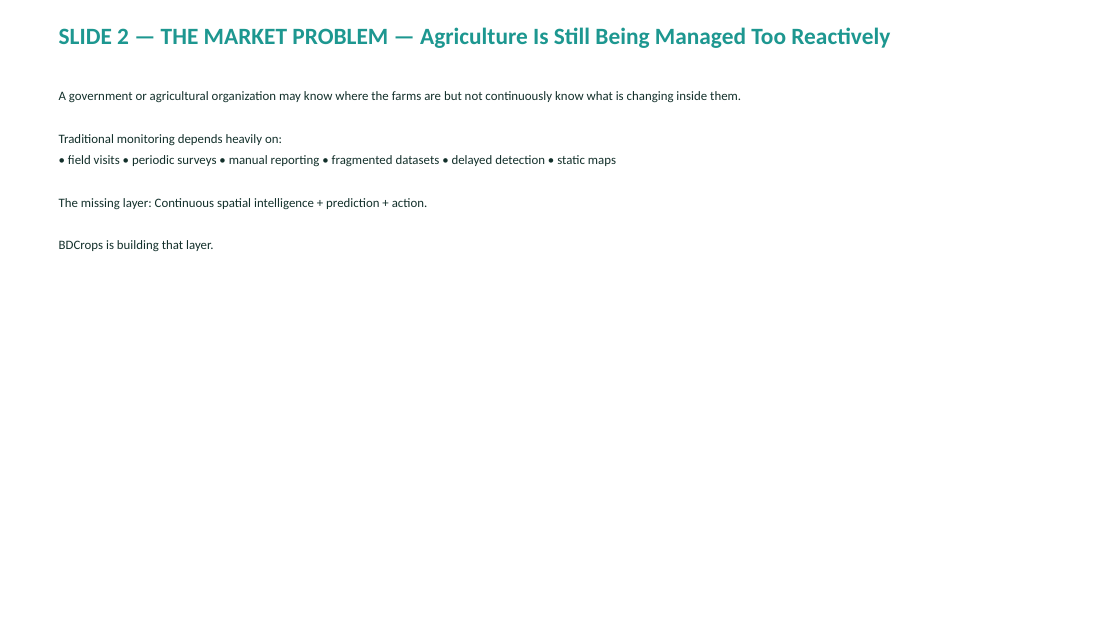
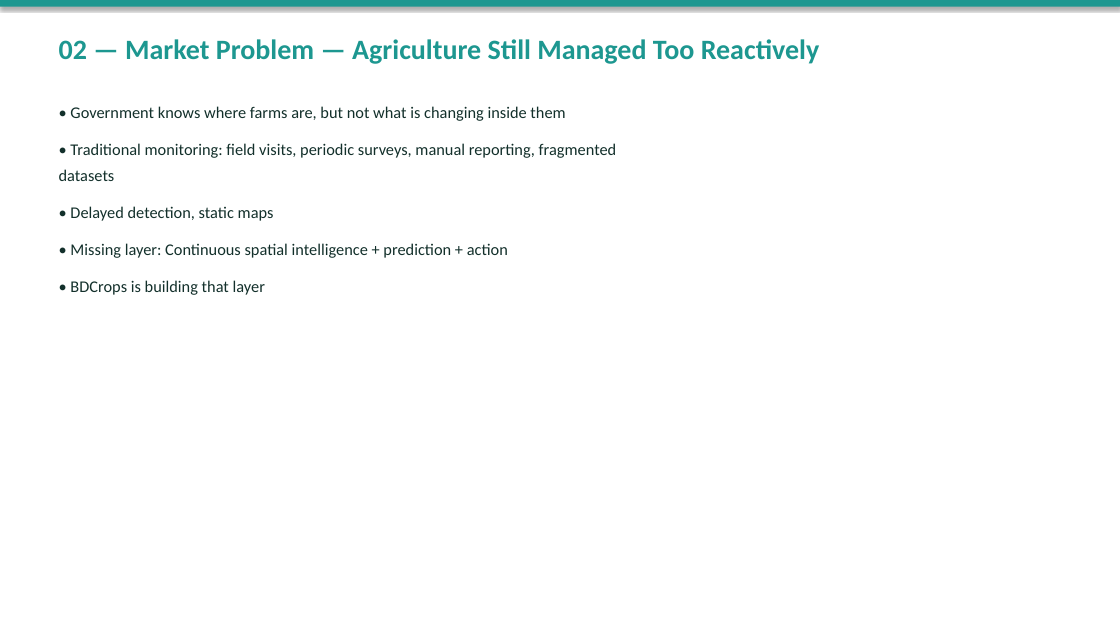
Before and after one commit to bdcrops/web, a slide deck: slide 3 of nextunicorn/BDCrops-Professional-Deck.pptx. Drawn at 1120x630 pixels with LibreOffice and Linux fonts; fonts in the diff are those of the drawing. Boxes give left, top, right and bottom in pixels: in the first picture for what was removed or moved away, otherwise in the second. Text is boxed around its words. In the diff, an @@ line names an element or a change of style, - is before the commit and + after.

```diff
--- a/nextunicorn/BDCrops-Professional-Deck.pptx
+++ b/nextunicorn/BDCrops-Professional-Deck.pptx
@@ rectangle added at <box>0,0,1120,7</box>, fill #1D9790 @@
@@ text at <box>59,39,820,64</box>: text changed; size 20 to 24 pt @@
-SLIDE 2 — THE MARKET PROBLEM — Agriculture Is Still Being Managed Too Reactively
+02 — Market Problem — Agriculture Still Managed Too Reactively
@@ text at <box>59,106,617,295</box>: text changed; size 11 to 14 pt @@
-A government or agricultural organization may know where the farms are but not continuously know what is changing inside them.
-Traditional monitoring depends heavily on:
-• field visits • periodic surveys • manual reporting • fragmented datasets • delayed detection • static maps
-The missing layer: Continuous spatial intelligence + prediction + action.
-BDCrops is building that layer.
+• Government knows where farms are, but not what is changing inside them
+• Traditional monitoring: field visits, periodic surveys, manual reporting, fragmented datasets
+• Delayed detection, static maps
+• Missing layer: Continuous spatial intelligence + prediction + action
+• BDCrops is building that layer
```
Also in this commit, not shown: 17 other slides changed, 6 slides added, 7 slides removed, 2 other files.
